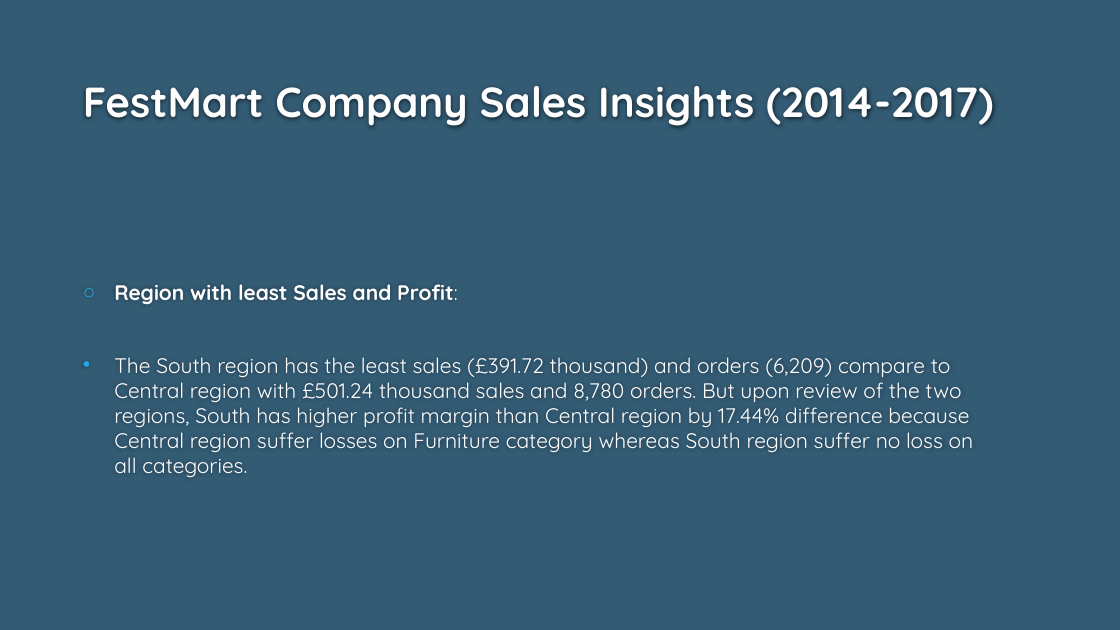
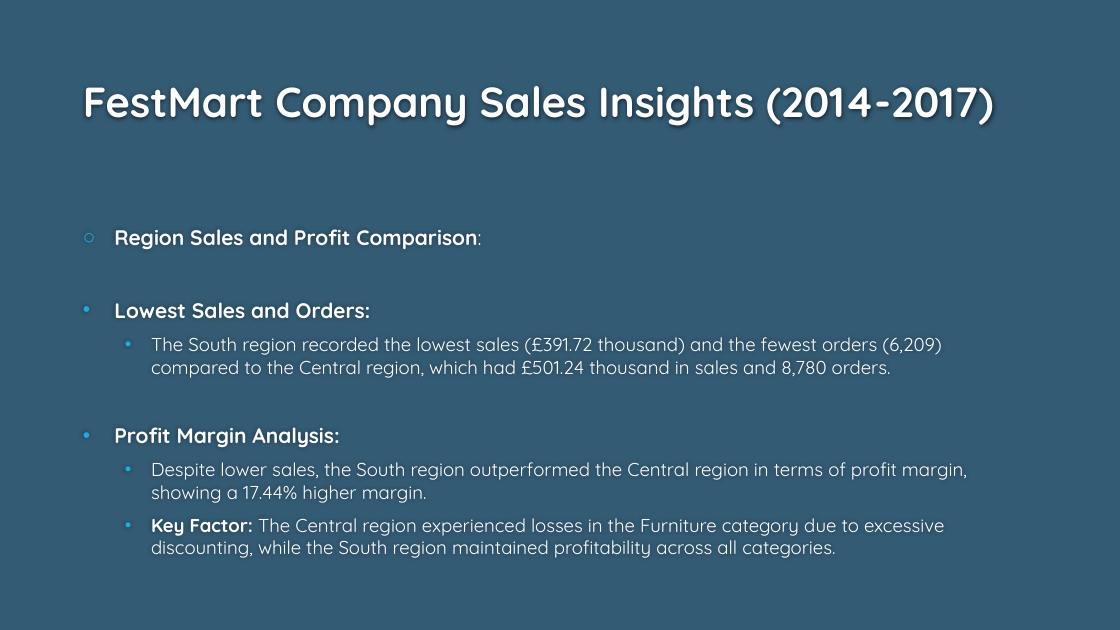
Before and after one commit to comsavvy/festmart-sales-analysis, a slide deck: slide 6 of Festmart Presentation.pptx. Drawn at 1120x630 pixels with LibreOffice and Linux fonts; fonts in the diff are those of the drawing; background and template pictures are left out. Boxes give left, top, right and bottom in pixels: in the first picture for what was removed or moved away, otherwise in the second. Text is boxed around its words. In the diff, an @@ line names an element or a change of style, - is before the commit and + after.

```diff
--- a/Festmart Presentation.pptx
+++ b/Festmart Presentation.pptx
@@ text at <box>114,229,967,558</box>: text changed; size 18 to 16 pt @@
-○ Region with least Sales and Profit:
-• The South region has the least sales (£391.72 thousand) and orders (6,209) compare to Central region with £501.24 thousand sales and 8,780 orders. But upon review of the two regions, South has higher profit margin than Central region by 17.44% difference because Central region suffer losses on Furniture category whereas South region suffer no loss on all categories.
+○ Region Sales and Profit Comparison:
+• Lowest Sales and Orders:
+  • The South region recorded the lowest sales (£391.72 thousand) and the fewest orders (6,209) compared to the Central region, which had £501.24 thousand in sales and 8,780 orders.
+• Profit Margin Analysis:
+  • Despite lower sales, the South region outperformed the Central region in terms of profit margin, showing a 17.44% higher margin.
+  • Key Factor: The Central region experienced losses in the Furniture category due to excessive discounting, while the South region maintained profitability across all categories.
```
Also in this commit, not shown: 5 other slides changed.
